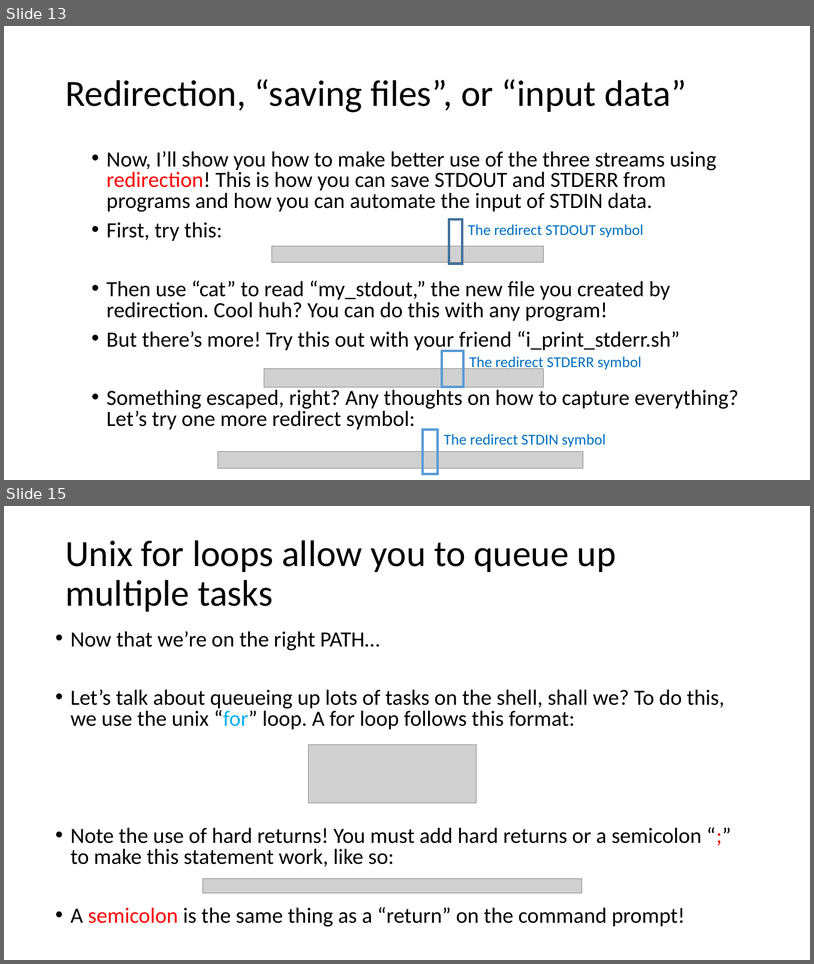
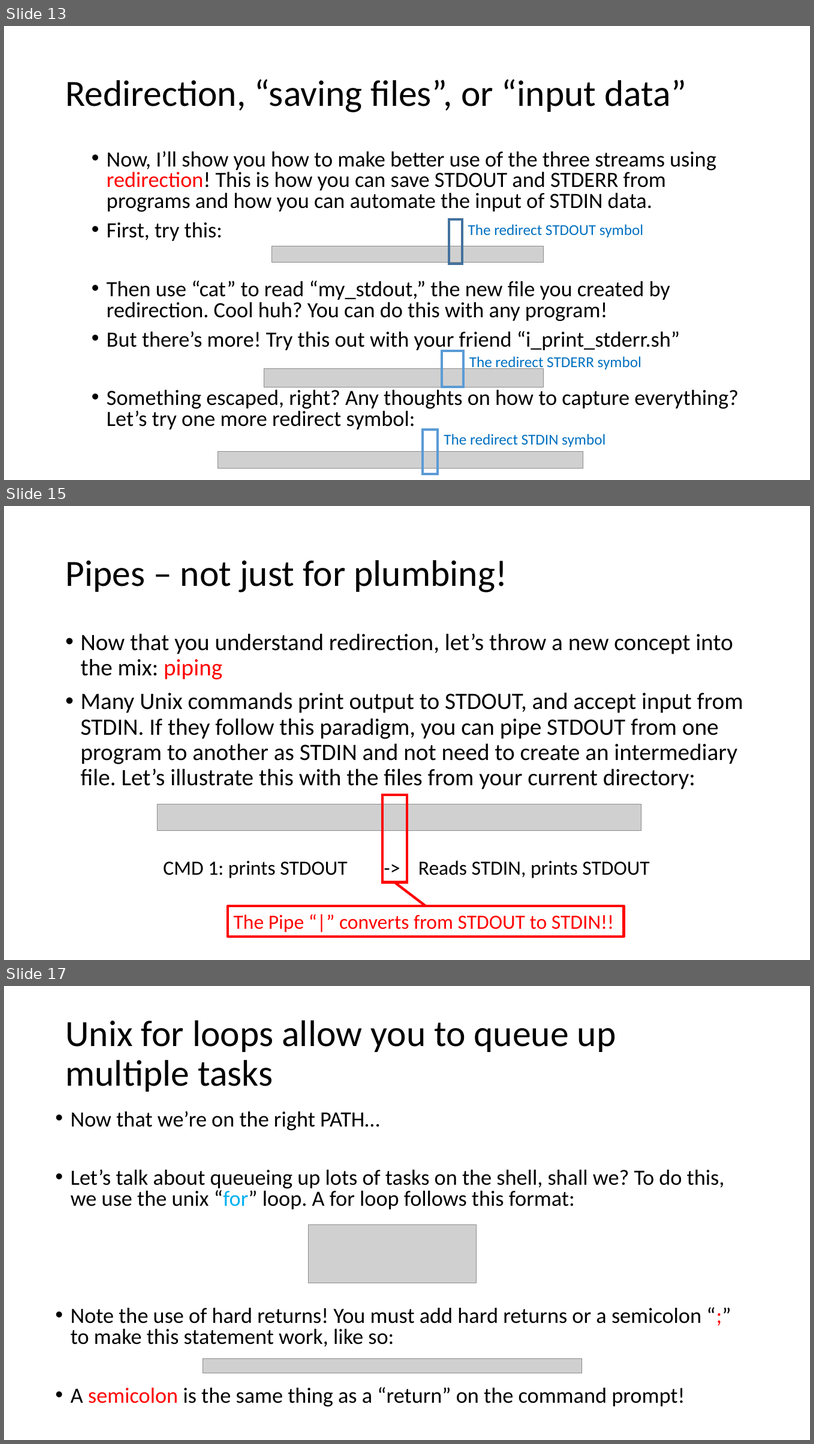
Before and after one commit to haibol2016/BioinformaticsTrainingWorkshop, a slide deck: 1.Unix/presentations/advanced_command_line_tutorial.pptx. Shown one above the other, each under a label of ours: slides 13 and 15 before the commit, slides 13, 15 and 17 after it; the slides between them are not shown. The pictures are 814x964 and 814x1444 pixels, drawn with LibreOffice and Linux fonts; fonts in the diff are those of the drawing; grey boxes stand for pictures. Boxes give left, top, right and bottom in pixels: in the first picture for what was removed or moved away, otherwise in the second. Text is boxed around its words. In the diff, an @@ line names an element or a change of style, - is before the commit and + after.

```diff
--- a/1.Unix/presentations/advanced_command_line_tutorial.pptx
+++ b/1.Unix/presentations/advanced_command_line_tutorial.pptx
@@ slide 15 added at [4,506,810,960], background #FFFFFF @@
@@ title added at [65,560,508,592], 44 pt, text #000000 @@
+Pipes – not just for plumbing!
@@ text added at [81,633,744,789], 28 pt, text #000000 @@
+• Now that you understand redirection, let’s throw a new concept into the mix: piping
+• Many Unix commands print output to STDOUT, and accept input from STDIN. If they follow this paradigm, you can pipe STDOUT from one program to another as STDIN and not need to create an intermediary file. Let’s illustrate this with the files from your current directory:
@@ picture added at [158,804,642,830] @@
@@ rectangle added at [383,795,408,882], outline #FF0000 3 pt @@
@@ text added at [163,860,650,878], 24 pt, text #000000 @@
+CMD 1: prints STDOUT -> Reads STDIN, prints STDOUT
@@ line added from (395, 882) to (426, 906), #FF0000 3 pt @@
@@ rectangle added at [228,906,624,936], outline #FF0000 3 pt, 24 pt, text #FF0000 @@
+The Pipe “|” converts from STDOUT to STDIN!!
@@ what was slide 15 is now slide 17 @@
```
Also in this commit, not shown: 2 slides changed, 1 other slide added, 10 other files.
